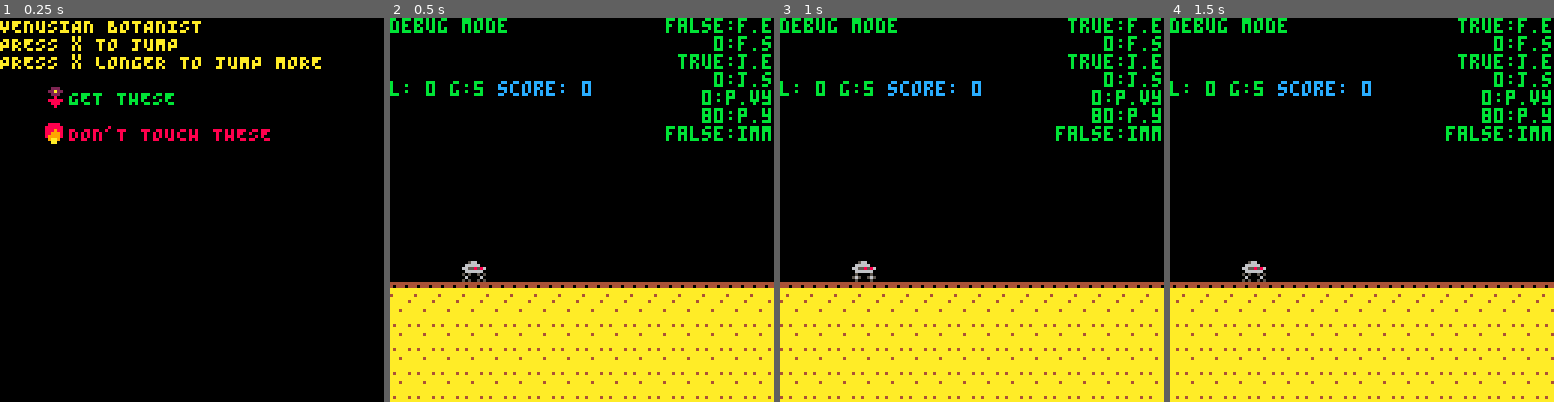
Above: before the commit, frames 1-4 (left to right).
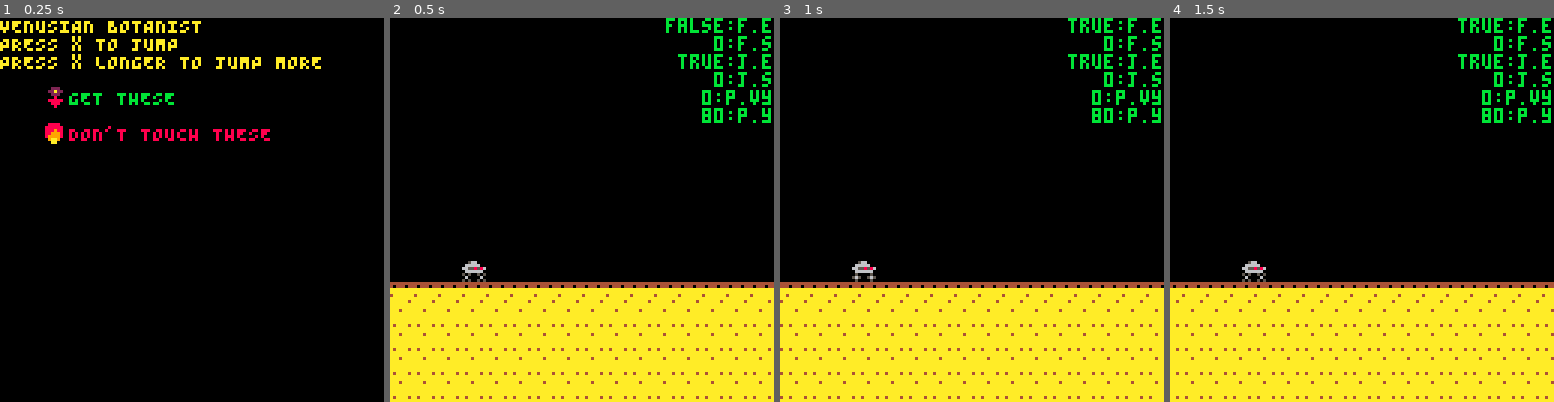
Above: after the commit, the same moments.

Repository: kitasuna/pico8-runner
Game: PICO-8 cartridge scroll.p8
Two runs of this game, one before a commit and one after it. Both use one fixed random seed, a clock stepped at 60 frames per second and the inputs below.
Inputs:
- Up to frame 1 (0.25 s): no input
- Up to frame 2 (0.5 s): tap X (X key) at 0.33 s
- Up to frame 3 (1 s): tap O (Z key) at 0.7 s
- Up to frame 4 (1.5 s): tap X (X key) at 1.07 s

Frame 1 is identical in both runs. In frame 2, 1.7% of the frame differs, in the area x 0-100%, y 0-33%; in frame 3, 1.7%; in frame 4, 1.7%.

Commit message:
Breaking collision to simplify events

Diff:
--- a/init.lua
+++ b/init.lua
@@ -10,9 +10,7 @@
 
   gs.lock_input = 0
   gs.distance = { meters = 0, kilometers = 0 }
-  gs.flowers = drop_all_sprites(game_state.flowers)
-  gs.fires = drop_all_sprites(game_state.fires)
-  gs.comets = drop_all_sprites(game_state.comets)
+  gs.entities = drop_all_sprites(game_state.entities)
   scrn.drw = drw_game
   scrn.upd = upd_game
 
@@ -26,9 +24,7 @@
 
   gs.lock_input = 0
   gs.distance = { meters = 0, kilometers = 0 }
-  gs.flowers = drop_all_sprites(game_state.flowers)
-  gs.fires = drop_all_sprites(game_state.fires)
-  gs.comets = drop_all_sprites(game_state.comets)
+  gs.entities = drop_all_sprites(game_state.entities)
   scrn.drw = drw_game
   scrn.upd = upd_game
 
--- a/player.lua
+++ b/player.lua
@@ -2,7 +2,6 @@
   name = 'fastfall',
   msg = 'You got FASTFALL. Press down to drop to the ground.',
   enabled = false,
-  immune = { 'fire' },
   fkey = BTN_D,
   state = 0,
   f = function(plr)
@@ -10,7 +9,7 @@
       plr.vel_y = 0
     elseif(fastfall.state == 5) then
       plr.vel_y = 12
-      add(st_collision, { type = 'FIRE', payload = coll_void })
+      add(st_game, { type = 'FIRE', payload = coll_void })
     elseif(fastfall.state == 20) then
       plr.vel_y = 24
     end
@@ -23,7 +22,6 @@
       add(st_ability, { type = 'RESET_STATE', payload = 'fastfall' })
       add(st_player, { type = 'POS_Y', payload = GROUND_Y })
       add(st_player, { type = 'VEL_Y', payload = 0 })
-      add(st_collision, { type = 'FIRE_FINISHED', payload = coll_kill_p })
     end
 
     return plr
@@ -34,7 +32,6 @@
   name = 'jump',
   msg = 'It\'s JUMP. You just get this.',
   enabled = true,
-  immune = { 'cookies' },
   fkey = BTN_A,
   state = 0,
   f = function (plr)
@@ -92,6 +89,18 @@
   , nil, abilities)
 end
 
+function proc_events_player()
+  for k, v in pairs(st_game) do
+      if(v.type == 'DEATH') then
+        drop_all(game_state.entities)
+        game_state.lock_input = 20
+        scrn.upd = upd_lose
+        scrn.drw = drw_lose
+      end
+  end
+  st_game = {}
+end
+
 
 function init_player()
   player = {
@@ -104,7 +113,6 @@
     h = 6,
     score = 0,
     alive = true,
-    immune = false,
     base_sprite = 5,
   }
 
@@ -120,7 +128,6 @@
   player.vel_x = 0
   player.vel_y = 0
   player.score = 0
-  player.immune = false
 
   return player
  end
--- a/scroll.p8
+++ b/scroll.p8
@@ -37,13 +37,35 @@
   scrn.drw()
 end
 
+function debugger_does_things()
+  for k, v in pairs(st_game) do
+    printh("GOT EVENT: "..v.type)
+  end
+end
+
+function god_does_things()
+  for k, v in pairs(st_game) do
+    if(v.type == "PLAYER_COLLISION") then
+      -- TODO handle game logic based on entity type
+      del(game_state.entities, v.payload.sprite)
+      printh("CURR_ENTITIES: "..len(game_state.entities))
+    end
+    if(v.type == 'DEATH') then
+      drop_all(game_state.entities)
+      game_state.lock_input = 20
+      scrn.upd = upd_lose
+      scrn.drw = drw_lose
+    end
+  end
+end
+
 function gen_update(gen, gs)
   if (gen.cooldown > 0) then
     gen.cooldown -= 1
   end
 
   if(gs.global_cooldown > 0) then
-    return gen
+    return
   end
 
   if(gen.cooldown <= 0) then
@@ -83,17 +105,7 @@
     end
   end
 
-  return gen
-end
-
-
-function shift_map(m, diff)
-  m -= diff
-  if(m < -127) then
-    m = 0
-  end
-
-  return m
+  return
 end
 
 function calc_distance(mkm, thresh)
@@ -108,32 +120,30 @@
 
 function upd_game()
   -- Scroll map
-  map_x = shift_map(map_x , scroll_speed * speed_mult)
+  map_x -= (scroll_speed * speed_mult)
+  if(map_x < -127) then
+    map_x = 0
+  end
 
   -- Increment distance traveled
   game_state.distance = calc_distance(game_state.distance, game_state.dist_thresh)
 
   -- Update sprite pos
-  foreach(game_state.flowers, shift_sprite)
-  foreach(game_state.baddies, shift_sprite)
+  foreach(game_state.entities, shift_sprite)
 
   -- Remove sprite if necessary
-  drop_offscreen(game_state.flowers)
-  drop_offscreen(game_state.baddies)
-
-  -- Check flower collision
-  foreach(game_state.flowers, bb_coll_bad(game_state.flowers, player))
-
-  -- Check obstacle collision
-  foreach(game_state.baddies, bb_coll_bad(game_state.baddies, player))
+  drop_offscreen(game_state.entities)
+
+  -- Check entity collision
+  foreach(game_state.entities, run_collision(game_state.entities, player))
 
   -- Update global cooldown (spaces out sprites)
   if(game_state.global_cooldown > 0) then game_state.global_cooldown -=1 end
 
   -- Update the generators
-  fl_gen = gen_update(fl_gen, game_state)
-  fire_gen = gen_update(fire_gen, game_state)
-  comet_gen = gen_update(comet_gen, game_state)
+  gen_update(fl_gen, game_state)
+  gen_update(fire_gen, game_state)
+  gen_update(comet_gen, game_state)
 
   local abil
   if(btnp(BTN_A)) then
@@ -187,10 +197,15 @@
     end
   end
 
+  debugger_does_things()
+  god_does_things()
   proc_st_game() -- TODO: Maybe eventually this takes / returns game state... mad side-effects though
-  proc_st_collision()
+  -- proc_st_collision()
   proc_st_ability()
   proc_st_player()
+
+  -- Reset message queue
+  st_game = {}
 
   -- TODO: Also make this an event?
   player.y += player.vel_y
@@ -200,14 +215,12 @@
 function proc_st_game()
   for k, v in pairs(st_game) do
       if(v.type == 'DEATH') then
-        -- foreach(game_state.baddies, sprite_drop(game_state.baddies))
-        drop_all(game_state.baddies)
+        drop_all(game_state.entities)
         game_state.lock_input = 20
         scrn.upd = upd_lose
         scrn.drw = drw_lose
       end
   end
-  st_game = {}
 end
 
 -- Accesses st_ability, abilities
@@ -256,35 +269,17 @@
   st_player = {}
 end
 
-function proc_st_collision()
-  for k, v in pairs(st_collision) do
-    if(v.type == 'FIRE') then
-      collisions.fire = v.payload
-      player.immune = true
-    end
-    if(v.type == 'FIRE_FINISHED') then
-      collisions.fire = v.payload
-      player.immune = false
-    end
-  end
-
-end
-…(4 lines of a section not shown)…
 function drw_game()
   cls(0)
   map(0,0,map_x,0,16,16)
   map(0,0,map_x+128,0,16,16)
 
   if(_debug) then
-    print("debug mode", 0, 0, 11)
+    -- printh("debug mode")
 
     -- Sprite /generator data
     -- print("flcool: "..fl_gen.cooldown, 44, 0, 11)
     -- print("flcmax: "..fl_gen.cooldown_max, 44, 6, 11)
-    -- print("dudes: "..len(game_state.baddies), 64, 6, CLR_GRN)
 
     -- Player stats
     -- print("ab: ", 88, 6, 12)
@@ -295,10 +290,9 @@
     --print("gcd: "..global_cooldown, 36, 6, 11)
 
     -- Game state (score, level, etc)
-    print("score: "..player.score, 36, 21, CLR_BLU)
-    print("l: "..game_state.current_level.num.." g:"..game_state.current_level.goal, 0, 21, CLR_GRN)
+    -- print("score: "..player.score, 36, 21, CLR_BLU)
+    -- print("l: "..game_state.current_level.num.." g:"..game_state.current_level.goal, 0, 21, CLR_GRN)
     -- print("jumpst: "..jump.state, 0, 28, CLR_GRN)
-    -- print("flwrs: "..len(game_state.flowers), 0, 28, CLR_GRN)
     -- print("m:km "..game_state.distance.meters..":"..game_state.distance.kilometers, 44, 6, CLR_GRN)
 
     -- Abilities
@@ -310,7 +304,6 @@
       tostr(abilities.jump.state)..":j.s",
       tostr(player.vel_y)..":p.vy",
       tostr(player.y)..":p.y",
-      tostr(player.immune)..":imm"
     }
     foreach(ab_msgs, function(s)
       print_rj(s, nexty, CLR_GRN)
@@ -318,8 +311,7 @@
       end)
   end
 
-  foreach(game_state.flowers, sprite_draw)
-  foreach(game_state.baddies, sprite_draw)
+  foreach(game_state.entities, sprite_draw)
 
   player_draw(player)
 end
@@ -332,20 +324,20 @@
 function drop_offscreen(ss)
   foreach(ss, function(s)
     if(s.x < -16) then
-      return sprite_drop(ss, s)
+      return del(ss, s)
     end
   end)
 end
 
 function drop_all(ss)
   foreach(ss, function(s)
-    return sprite_drop(ss, s)
+    return del(ss, s)
   end)
 
   return ss
 end
 
-function bb_coll(ss, playerS, cb)
+function run_collision(ss, playerS)
   return function (s1)
     if (
           playerS.x < (s1.x + s1.buff_w) + (s1.w - s1.buff_w)
@@ -353,22 +345,9 @@
       and playerS.y + playerS.h > s1.y
       and playerS.y < s1.y + s1.h
       ) then
-      sprite_drop(ss, s1)
-      cb(1)
-    end
-  end
-end
-
-function bb_coll_bad(ss, playerS)
-  return function (s1)
-    if (
-          playerS.x < (s1.x + s1.buff_w) + (s1.w - s1.buff_w)
-      and playerS.x + playerS.w > (s1.x + s1.buff_w)
-      and playerS.y + playerS.h > s1.y
-      and playerS.y < s1.y + s1.h
-      ) then
-      sprite_drop(ss, s1)
-      collisions[s1.type]()
+      -- del(ss, s1)
+      -- collisions[s1.type]()
+      add(st_game, { type = 'PLAYER_COLLISION', payload = { player = player, sprite = s1 } })
     end
   end
 end
@@ -383,7 +362,7 @@
   cooldown_max = 120,
   sprite_width = 8 + 4, -- extra wide buffer
   last_width = 0,
-  target = game_state.flowers,
+  target = game_state.entities,
   stacks = false,
   emit = function (ss)
     local s = { x = 128, y = GROUND_Y, idx = 4, w=8, buff_w = 0, h=8, v=1, type = 'flower'}
@@ -398,7 +377,7 @@
   cooldown_max = 90,
   sprite_width = 8,
   last_width = 0,
-  target = game_state.baddies,
+  target = game_state.entities,
   stacks = true,
   emit = function (ss)
     local s = { x = 128, y = GROUND_Y, idx = 7, w=8, buff_w = 0, h=6, v=1, type = 'fire'}
@@ -413,7 +392,7 @@
   cooldown_max = 210,
   sprite_width = 8,
   last_width = 0,
-  target = game_state.baddies,
+  target = game_state.entities,
   stacks = false,
   emit = function(ss)
     local s = { x = 128, y = 58, idx = 8, w=6, buff_w=0, h=6, v=2, type = 'comet'}
@@ -421,10 +400,6 @@
     return ss
   end
 }
-
-function sprite_drop(ss, s)
-  del(ss, s)
-end
 
 function player_draw(p)
   spr((p.base_sprite + p.frame), p.x, (p.y > GROUND_Y) and GROUND_Y or p.y)
--- a/state.lua
+++ b/state.lua
@@ -1,23 +1,9 @@
---[[
-  GameState :: {
-    distance :: { meters :: Int, kilometers :: Int },
-    dist_thresh :: Int,
-    global_cooldown :: Int,
-    lock_input :: Int, -- for holding menu screen
-    flowers :: [],
-    fires :: [],
-    comets :: [],
-    current_level :: Int,
-    current_level_idx :: Int,
-  }
-]]--
 game_state = {
   distance = { meters = 0, kilometers = 0},
   global_cooldown = 0,
   lock_input = 0,
   dist_thresh = 256,
-  flowers = {},
-  baddies = {},
+  entities = {},
   current_level = {},
   current_level_idx = 1,
   levels = {
